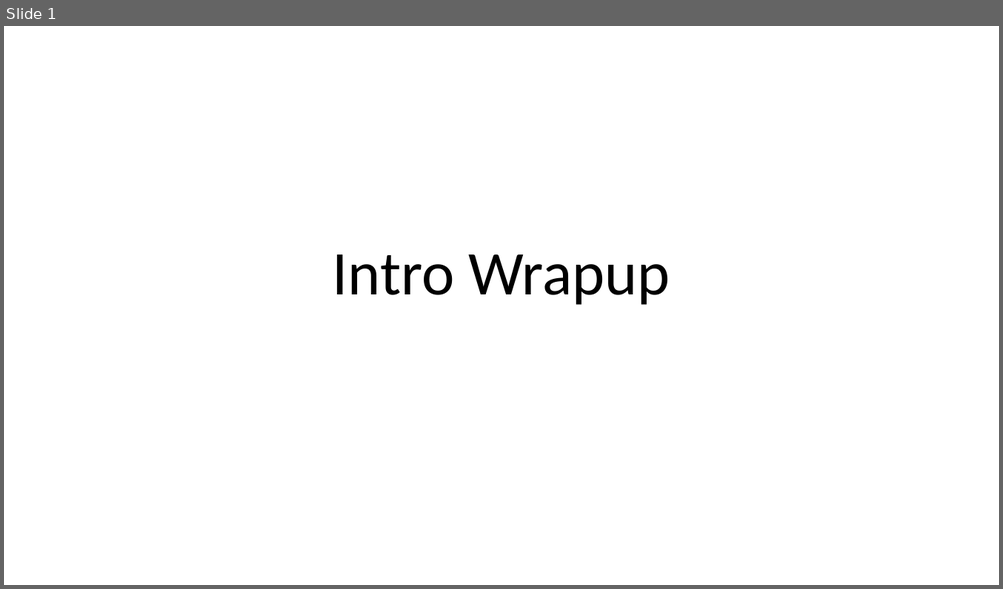
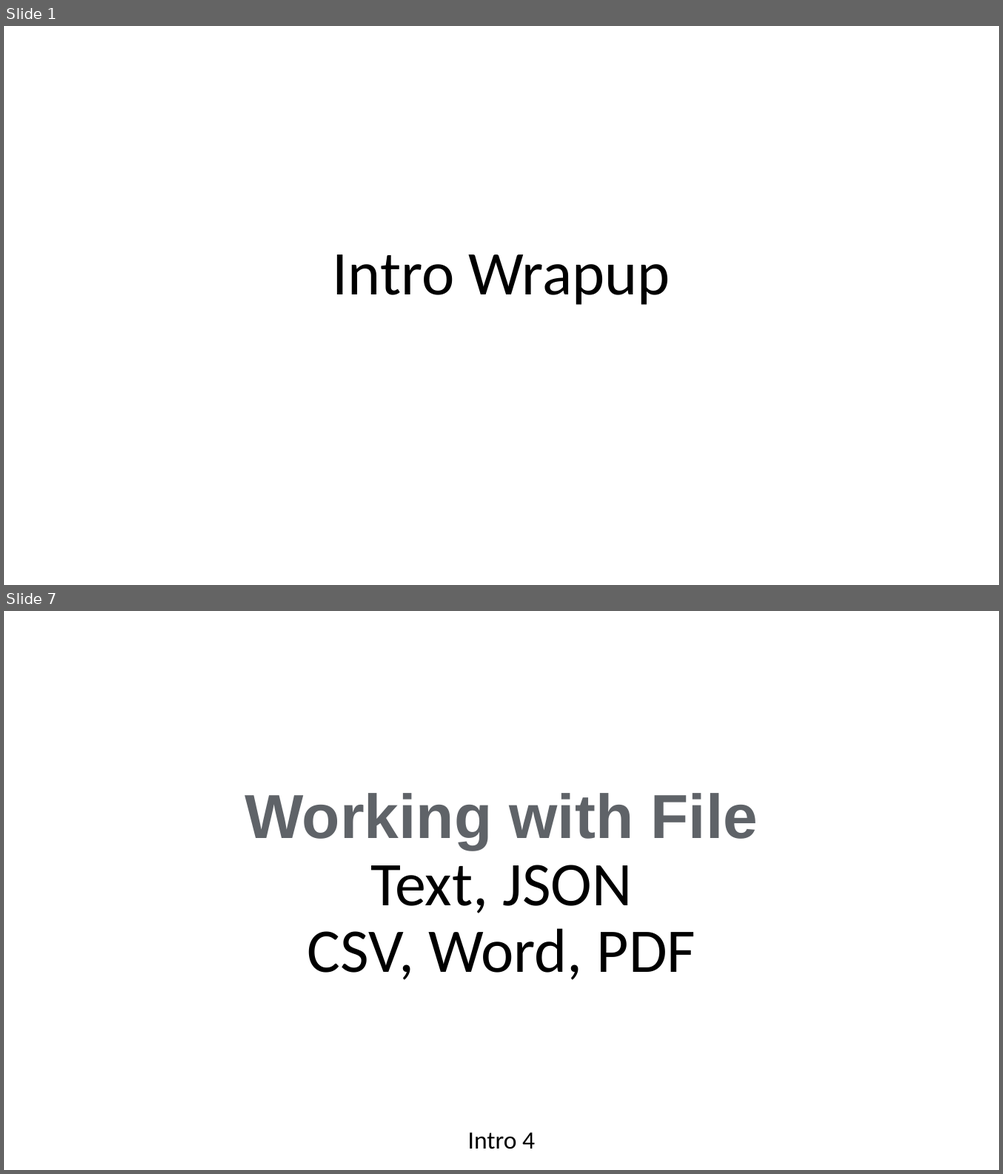
Before and after one commit to niie-it/python, a slide deck: P4E/intro-wrapup.pptx. Shown one above the other, each under a label of ours: slide 1 before the commit, slides 1 and 7 after it; the slides between them are not shown. The pictures are 1003x589 and 1003x1174 pixels, drawn with LibreOffice and Linux fonts; fonts in the diff are those of the drawing. Boxes give left, top, right and bottom in pixels: in the first picture for what was removed or moved away, otherwise in the second. Text is boxed around its words. In the diff, an @@ line names an element or a change of style, - is before the commit and + after.

```diff
--- a/P4E/intro-wrapup.pptx
+++ b/P4E/intro-wrapup.pptx
@@ slide 7 added at [4, 611, 999, 1170], background #FFFFFF @@
@@ title added at [244, 793, 758, 980], 60 pt, text #000000 @@
+Working with File
+Text, JSON
+CSV, Word, PDF
@@ subtitle added at [468, 1133, 535, 1150], 24 pt, text #000000 @@
+Intro 4
```
Also in this commit, not shown: 3 slides changed, 5 other slides added, 3 slides removed, 7 other files.
